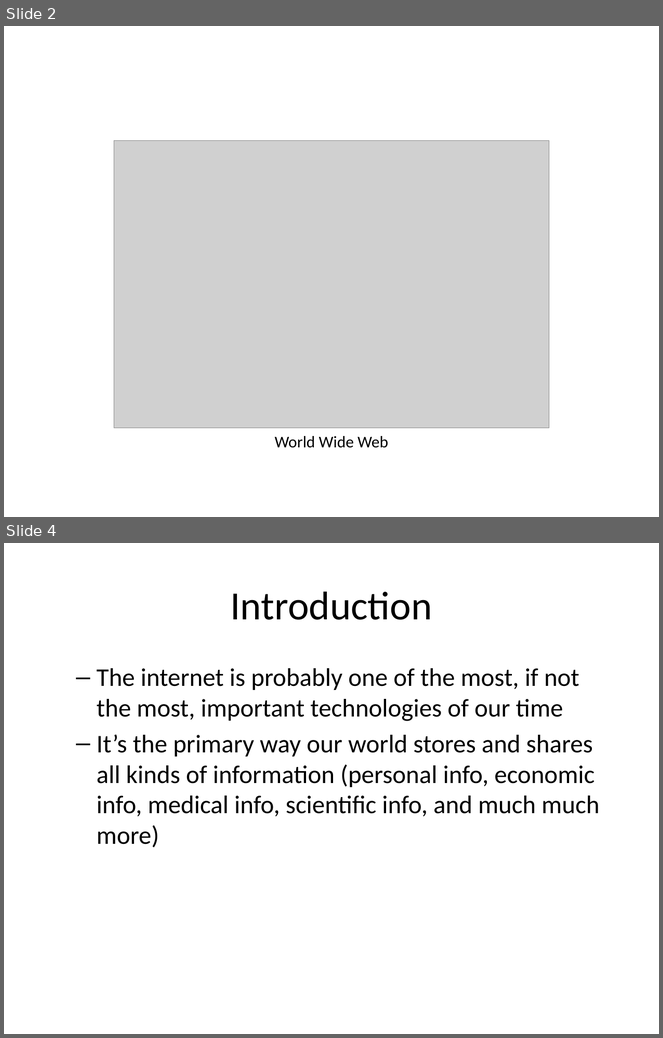
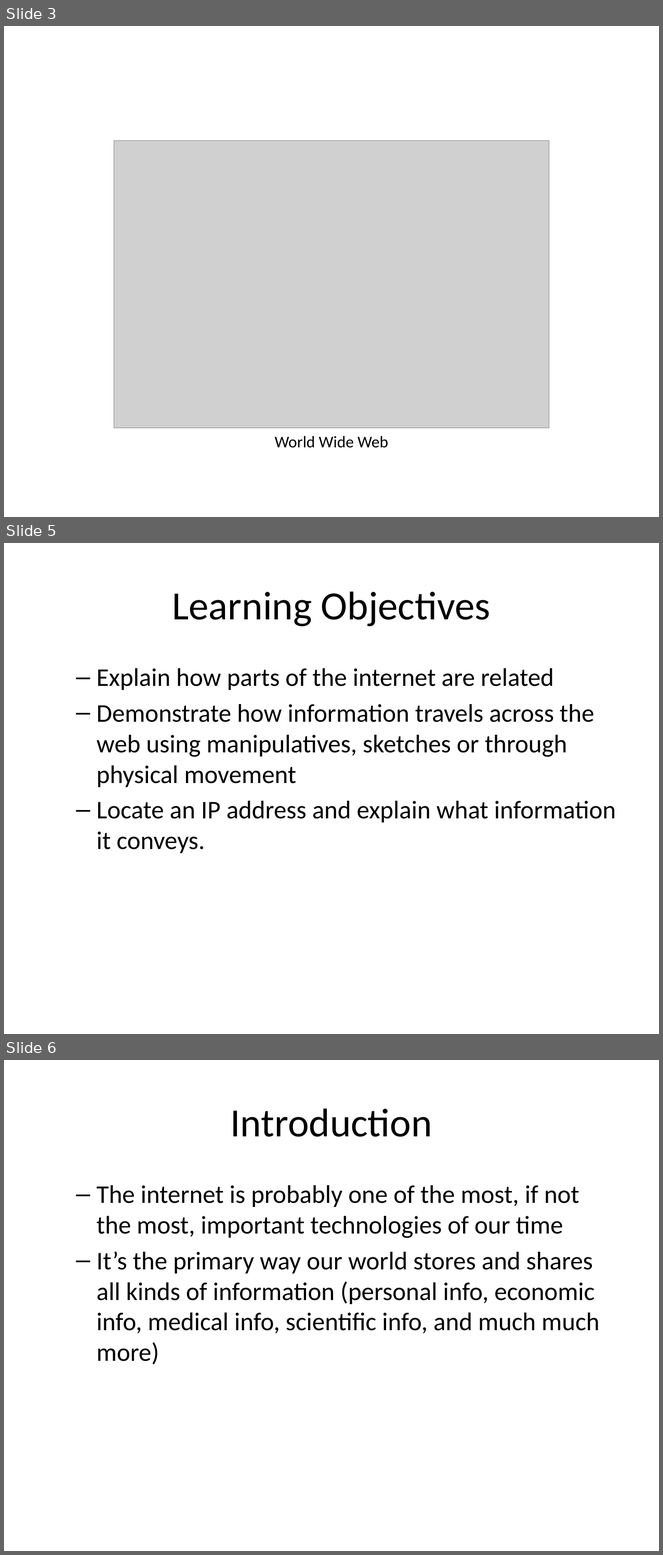
Before and after one commit to mr-eggleton/web-lit-core, a slide deck: powerpoints/02-map-the-web.pptx. Shown one above the other, each under a label of ours: slides 2 and 4 before the commit, slides 3, 5 and 6 after it; the slides between them are not shown. The pictures are 663x1038 and 663x1555 pixels, drawn with LibreOffice and Linux fonts; fonts in the diff are those of the drawing; grey boxes stand for pictures. Boxes give left, top, right and bottom in pixels: in the first picture for what was removed or moved away, otherwise in the second. Text is boxed around its words. In the diff, an @@ line names an element or a change of style, - is before the commit and + after.

```diff
--- a/powerpoints/02-map-the-web.pptx
+++ b/powerpoints/02-map-the-web.pptx
@@ slide 5 added at bbox=[4, 543, 659, 1034], background #FFFFFF @@
@@ title added at bbox=[172, 591, 491, 627], 44 pt, text #000000 @@
+Learning Objectives
@@ text added at bbox=[97, 668, 616, 853], 28 pt, text #000000 @@
+  – Explain how parts of the internet are related
+  – Demonstrate how information travels across the web using manipulatives, sketches or through physical movement
+  – Locate an IP address and explain what information it conveys.
@@ what was slide 2 is now slide 3 @@
@@ what was slide 4 is now slide 6 @@
```
Also in this commit, not shown: 1 slide changed, 2 other slides added, 17 other files.
